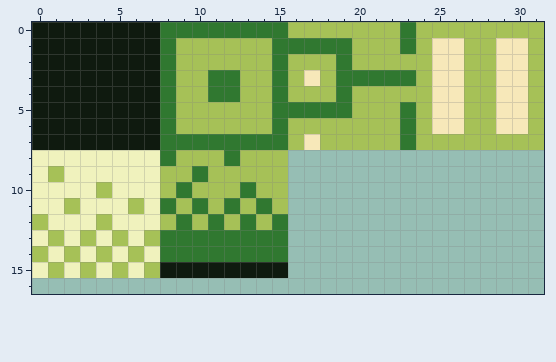
File history of a pixel-art sprite, assets/backgrounds/bkg_00.png. Above: the version before the commit.
The file is 32x32 pixels. Shown: x 0..31, y 0..16.
The same view after the edit:
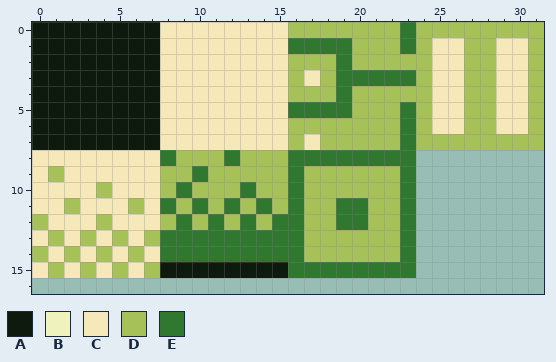
Palette (. is transparent): A #0f1a0f  B #f0f2bd  C #f7e8b9  D #a6c157  E #307830
The exact change:
{"y":0,"x":8,"old":"EEEEEEEE","new":"CCCCCCCC"}
{"y":1,"x":8,"old":"EDDDDDDE","new":"CCCCCCCC"}
{"y":2,"x":8,"old":"EDDDDDDE","new":"CCCCCCCC"}
{"y":3,"x":8,"old":"EDDEEDDE","new":"CCCCCCCC"}
{"y":4,"x":8,"old":"EDDEEDDE","new":"CCCCCCCC"}
{"y":5,"x":8,"old":"EDDDDDDE","new":"CCCCCCCC"}
{"y":6,"x":8,"old":"EDDDDDDE","new":"CCCCCCCC"}
{"y":7,"x":8,"old":"EEEEEEEE","new":"CCCCCCCC"}
{"y":8,"x":0,"old":"BBBBBBBB","new":"CCCCCCCC"}
{"y":8,"x":16,"old":"........","new":"EEEEEEEE"}
{"y":9,"x":0,"old":"B","new":"C"}
{"y":9,"x":2,"old":"BBBBBB","new":"CCCCCC"}
{"y":9,"x":16,"old":"........","new":"EDDDDDDE"}
{"y":10,"x":0,"old":"BBBB","new":"CCCC"}
{"y":10,"x":5,"old":"BBB","new":"CCC"}
{"y":10,"x":16,"old":"........","new":"EDDDDDDE"}
{"y":11,"x":0,"old":"BB","new":"CC"}
{"y":11,"x":3,"old":"BBB","new":"CCC"}
{"y":11,"x":7,"old":"B","new":"C"}
{"y":11,"x":16,"old":"........","new":"EDDEEDDE"}
{"y":12,"x":1,"old":"BBB","new":"CCC"}
{"y":12,"x":5,"old":"BBB","new":"CCC"}
{"y":12,"x":16,"old":"........","new":"EDDEEDDE"}
{"y":13,"x":0,"old":"B","new":"C"}
{"y":13,"x":2,"old":"B","new":"C"}
{"y":13,"x":4,"old":"B","new":"C"}
{"y":13,"x":6,"old":"B","new":"C"}
{"y":13,"x":16,"old":"........","new":"EDDDDDDE"}
{"y":14,"x":1,"old":"B","new":"C"}
{"y":14,"x":3,"old":"B","new":"C"}
{"y":14,"x":5,"old":"B","new":"C"}
{"y":14,"x":7,"old":"B","new":"C"}
{"y":14,"x":16,"old":"........","new":"EDDDDDDE"}
{"y":15,"x":0,"old":"B","new":"C"}
{"y":15,"x":2,"old":"B","new":"C"}
{"y":15,"x":4,"old":"B","new":"C"}
{"y":15,"x":6,"old":"B","new":"C"}
{"y":15,"x":16,"old":"........","new":"EEEEEEEE"}
